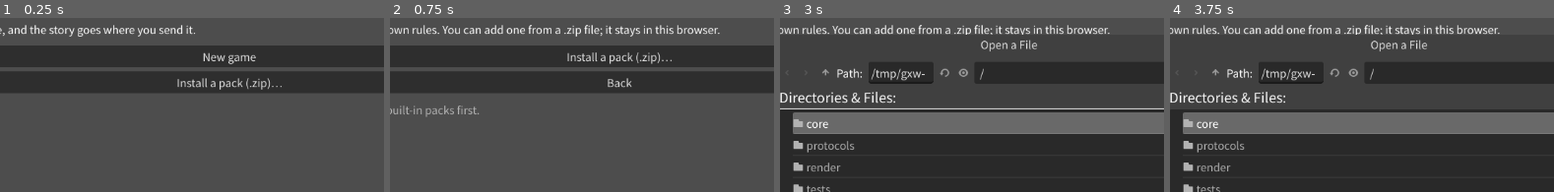
Above: before the commit, frames 1-4 (left to right).
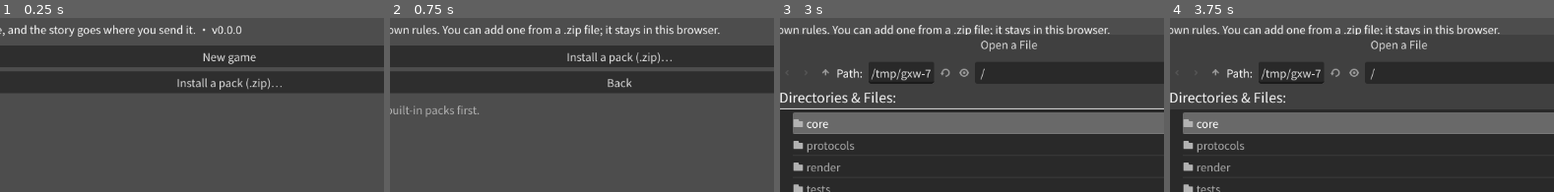
Above: after the commit, the same moments.

Repository: liberalluz/lethebar
Game: Godot game, scene res://render/main.tscn
The game is run twice, just before and just after one commit, with the same random seed, the same clock (stepped at 60 frames per second) and the same inputs.
Inputs (mouse positions are % of the whole screen's width and height, from its top left):
- Up to frame 1 (0.25 s): no input
- Up to frame 2 (0.75 s): click "New game" at 0.5 s
- Up to frame 3 (3 s): click "Back" at 1.25 s; click "New game" at 2 s; click "Install a pack (.zip)…" at 2.75 s
- Up to frame 4 (3.75 s): click (39, 83) at 3.52 s; type "12" at 3.6 s
The pictures show only the part of the screen within x 20-70%, y 10-59%; the shares and areas given below are measured in that part.

The runs differ from the first frame. In frame 1, 0.2% of the frame differs, in the area x 52-63%, y 4-10%; in frame 2, nothing differs; in frame 3, 0.2%, in the area x 37-54%, y 28-38%; in frame 4, 0.2%.

Commit message:
feat(app): report the product version from one setting
Why: the version lived in the tag and in two READMEs, so a release could ship
three numbers that disagreed. It now lives in application/config/version and
the shell reads it back.
Batch: none - release preparation, not a batch.

Diff:
--- a/app/project.godot
+++ b/app/project.godot
@@ -6,6 +6,10 @@
 [application]
 
 config/name="Lethebar"
+; The product version, and the only place it is written down. The tag, the
+; release notes and the shell all read it from here, so a release does not have
+; to keep three numbers in step by hand.
+config/version="0.0.0"
 config/description="An engine that ships no gameplay, plus plugins that carry both the story and the rules for playing it."
 run/main_scene="res://render/main.tscn"
 
--- a/app/render/shell.gd
+++ b/app/render/shell.gd
@@ -77,7 +77,7 @@
 	## putting it here made every visit start with a menu (REQ-017).
 	screen = SCREEN_LANDING
 	_heading.text = "Lethebar"
-	_sub.text = "Short text stories. You choose, and the story goes where you send it."
+	_sub.text = "Short text stories. You choose, and the story goes where you send it. · v%s" % version_string()
 	_clear_options()
 	_status.text = ""
 	_options.add_child(_button("New game", open_plugins))
@@ -366,6 +366,17 @@
 	return TITLE_PREFIX + screen
 
 
+func version_string() -> String:
+	## The product version, in one place: `app/project.godot` sets it and this
+	## reads it back. A build that somehow lost the setting still reports the
+	## three-part shape rather than an empty string, so the assertion below and
+	## the browser probe both have something to compare against.
+	var raw := String(ProjectSettings.get_setting("application/config/version", "0.0.0"))
+	if raw.is_empty():
+		return "0.0.0"
+	return raw
+
+
 func slot_previews() -> Array:
 	## Three entries, `""` for an empty slot. The probe uses the first one to
 	## tell "the save landed" from "the click missed", and to check after a
@@ -388,6 +399,7 @@
 		# change it reports was still caused by a real click.
 		var state := {
 			"screen": screen,
+			"version": version_string(),
 			"packs": builtin_ids.duplicate(),
 			"stories": _story_list(),
 			"saves": _saves_index(),
--- a/app/tests/run_tests.gd
+++ b/app/tests/run_tests.gd
@@ -45,6 +45,7 @@
 	_case_import_control()
 	_case_font_coverage()
 	_case_slot_layout()
+	_case_version()
 
 	print("")
 	if _failures.is_empty():
@@ -1080,6 +1081,33 @@
 	_check("TC-UX-001: all three slots are laid out", button_rows == 3, "%d row(s)" % button_rows)
 
 
+func _case_version() -> void:
+	# The product version had no single home: it lived in the tag and in two
+	# READMEs, so a release could ship three numbers that disagreed. The shell
+	# now reads `application/config/version`, and this case pins the two things
+	# that matter: the shell reports what the project sets, and the shape is
+	# three dot-separated numbers, which is what every version string here uses.
+	_section("REQ-017: the shell reports the product version")
+	var shell := _shell()
+	var configured := String(ProjectSettings.get_setting("application/config/version", ""))
+	_check("REQ-017: the project sets application/config/version", configured != "", configured)
+	_check(
+		"REQ-017: the shell reports the configured version",
+		shell.version_string() == configured,
+		"shell says %s, project says %s" % [shell.version_string(), configured]
+	)
+	var parts := shell.version_string().split(".")
+	var numeric := parts.size() == 3
+	for part in parts:
+		if not part.is_valid_int() or part.is_empty():
+			numeric = false
+	_check(
+		"REQ-017: the version is three dot-separated numbers",
+		numeric,
+		shell.version_string()
+	)
+
+
 func _shipped_font() -> Font:
 	## The font the built build actually renders with: the project setting, not a
 	## hard-coded path, so removing it fails the check instead of silently passing.
Not shown, added: changelog.d/version-string.md
